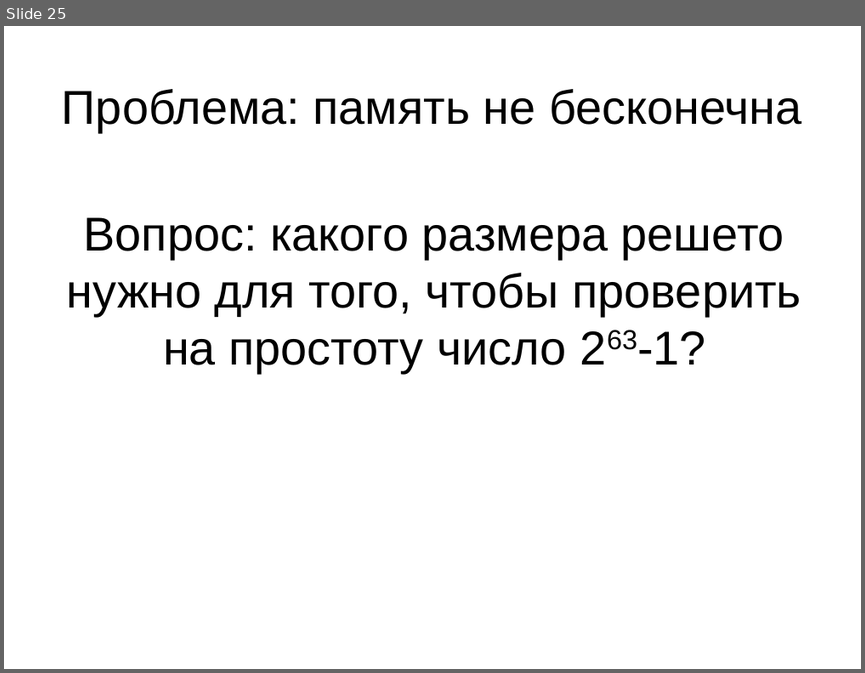
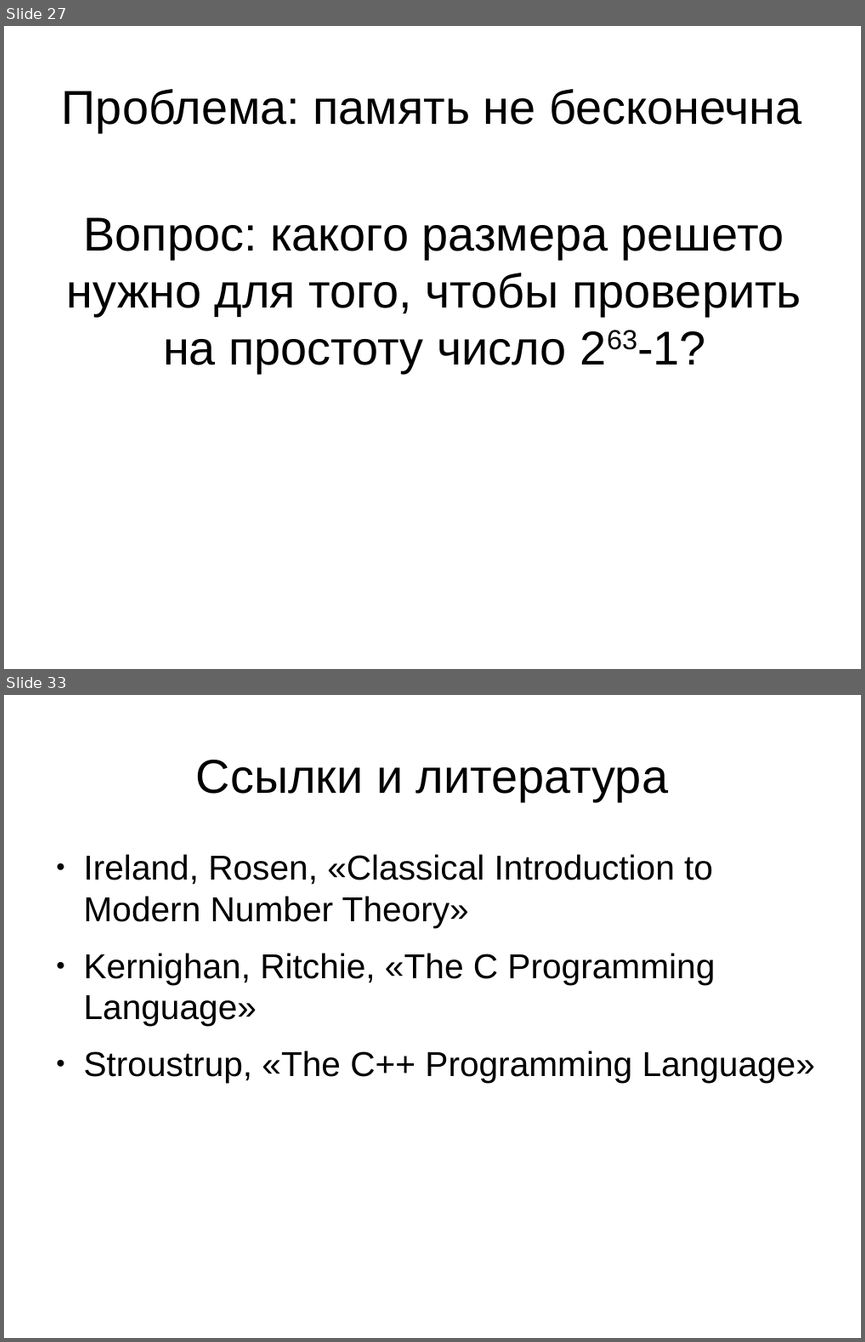
Before and after one commit to MIPT-ILab/cpp-lects-rus, a slide deck: slides/lec1-1-primes.odp. Shown one above the other, each under a label of ours: slide 25 before the commit, slides 27 and 33 after it; the slides between them are not shown. The pictures are 865x673 and 865x1342 pixels, drawn with LibreOffice and Linux fonts; fonts in the diff are those of the drawing. Boxes give left, top, right and bottom in pixels: in the first picture for what was removed or moved away, otherwise in the second. Text is boxed around its words. In the diff, an @@ line names an element or a change of style, - is before the commit and + after.

```diff
--- a/slides/lec1-1-primes.odp
+++ b/slides/lec1-1-primes.odp
@@ slide 33 added at (4,695,861,1338), background #FFFFFF @@
@@ title added at (196,760,668,801), 44 pt, text #000000 @@
+Ссылки и литература
@@ text added at (84,854,815,1083), 32 pt, text #000000 @@
+● Ireland, Rosen, «Classical Introduction to Modern Number Theory»
+● Kernighan, Ritchie, «The C Programming Language»
+● Stroustrup, «The C++ Programming Language»
@@ what was slide 25 is now slide 27 @@
```
Also in this commit, not shown: 4 slides changed, 6 other slides added, 2 other files.
